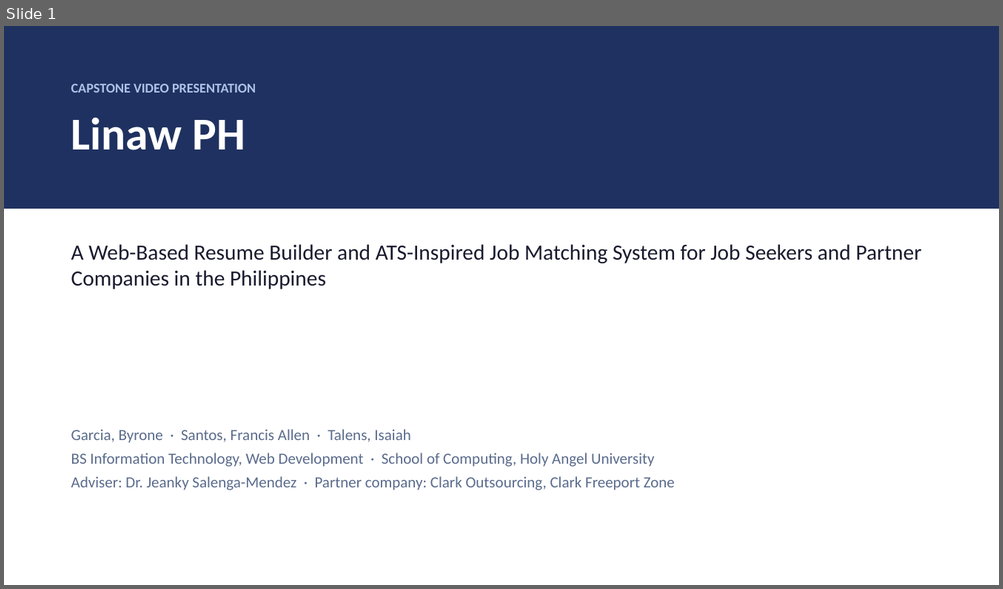
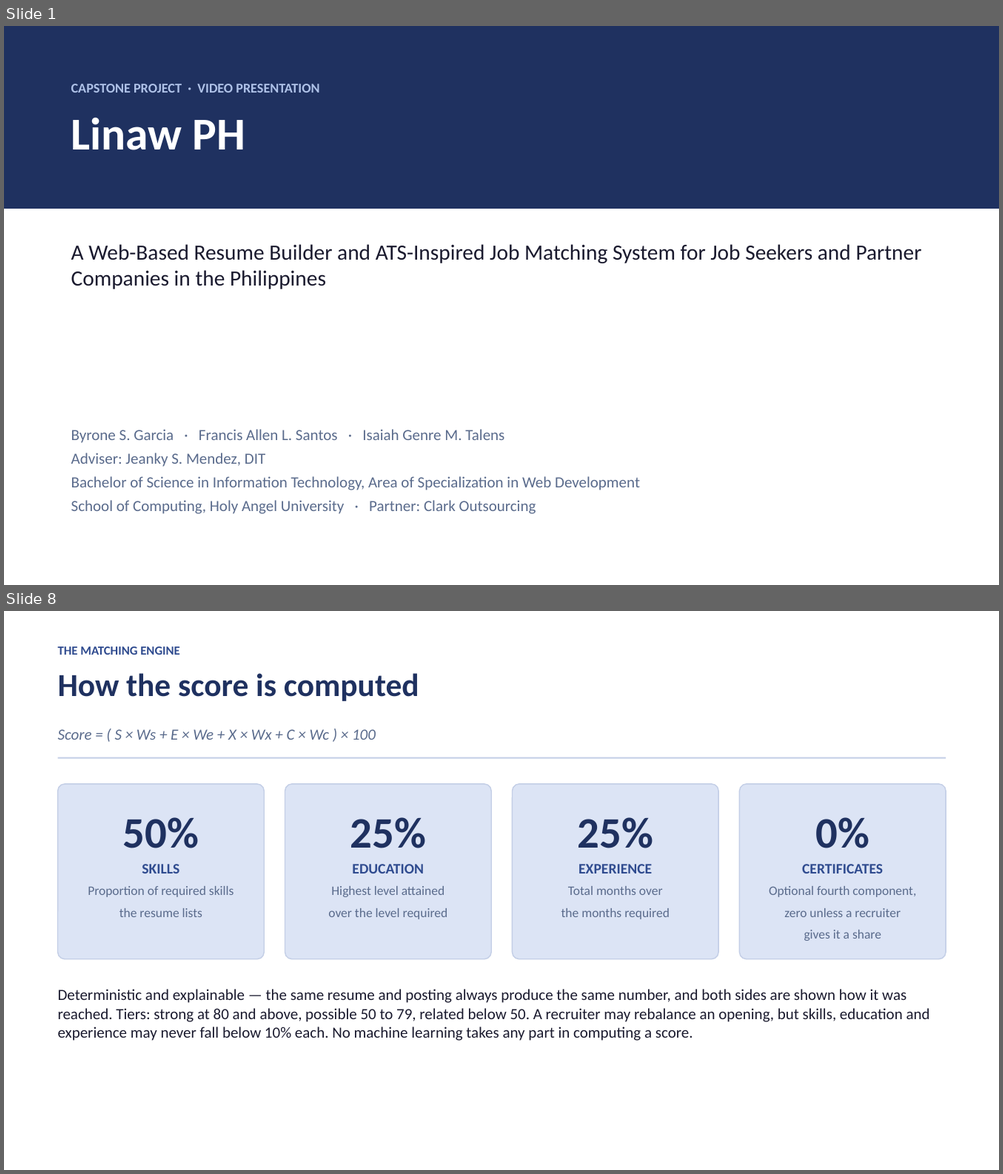
Before and after one commit to Talenss/CapstoneWebsite, a slide deck: 05_Website_Angular/docs/Linaw-PH-Video-Presentation.pptx. Shown one above the other, each under a label of ours: slide 1 before the commit, slides 1 and 8 after it; the slides between them are not shown. The pictures are 1003x589 and 1003x1174 pixels, drawn with LibreOffice and Linux fonts; fonts in the diff are those of the drawing. Boxes give left, top, right and bottom in pixels: in the first picture for what was removed or moved away, otherwise in the second. Text is boxed around its words. In the diff, an @@ line names an element or a change of style, - is before the commit and + after.

```diff
--- a/05_Website_Angular/docs/Linaw-PH-Video-Presentation.pptx
+++ b/05_Website_Angular/docs/Linaw-PH-Video-Presentation.pptx
@@ slide 8 added at <box>4,611,999,1170</box>, background #FFFFFF @@
@@ text added at <box>58,647,180,655</box>, 12 pt, text #2F4B8F, bold @@
+THE MATCHING ENGINE
@@ text added at <box>58,673,419,701</box>, 31 pt, text #1F3160, bold @@
+How the score is computed
@@ text added at <box>58,729,375,740</box>, 15 pt, text #5A6B8C, italic @@
+Score = ( S × Ws + E × We + X × Wx + C × Wc ) × 100
@@ rectangle added at <box>58,758,945,759</box>, fill #C3CEE6 @@
@@ rounded rectangle added at <box>58,784,264,960</box>, fill #DCE4F5, outline #C3CEE6 1 pt @@
@@ rounded rectangle added at <box>285,784,492,960</box>, fill #DCE4F5, outline #C3CEE6 1 pt @@
@@ rounded rectangle added at <box>512,784,719,960</box>, fill #DCE4F5, outline #C3CEE6 1 pt @@
@@ rounded rectangle added at <box>740,784,946,960</box>, fill #DCE4F5, outline #C3CEE6 1 pt @@
@@ text added at <box>88,817,234,917</box>, 12.5 pt, text #5A6B8C @@
+50%
+SKILLS
+Proportion of required skills
+the resume lists
@@ text added at <box>328,817,448,920</box>, 12.5 pt, text #5A6B8C @@
+25%
+EDUCATION
+Highest level attained
+over the level required
@@ text added at <box>561,817,669,920</box>, 12.5 pt, text #5A6B8C @@
+25%
+EXPERIENCE
+Total months over
+the months required
@@ text added at <box>768,864,916,941</box>, 12.5 pt, text #5A6B8C @@
+0%
+CERTIFICATES
+Optional fourth component,
+zero unless a recruiter
+gives it a share
@@ text added at <box>58,989,930,1041</box>, 15 pt, text #1A1A2E @@
+Deterministic and explainable — the same resume and posting always produce the same number, and both sides are shown how it was reached. Tiers: strong at 80 and above, possible 50 to 79, related below 50. A recruiter may rebalance an opening, but skills, education and experience may never fall below 10% each. No machine learning takes any part in computing a score.
@@ slide 1 changed as well @@
@@ text at <box>71,84,319,93</box>: text changed @@
-CAPSTONE VIDEO PRESENTATION
+CAPSTONE PROJECT · VIDEO PRESENTATION
@@ text at <box>71,429,640,514</box>: text changed @@
-Garcia, Byrone · Santos, Francis Allen · Talens, Isaiah
-BS Information Technology, Web Development · School of Computing, Holy Angel University
-Adviser: Dr. Jeanky Salenga-Mendez · Partner company: Clark Outsourcing, Clark Freeport Zone
+Byrone S. Garcia · Francis Allen L. Santos · Isaiah Genre M. Talens
+Adviser: Jeanky S. Mendez, DIT
+Bachelor of Science in Information Technology, Area of Specialization in Web Development
+School of Computing, Holy Angel University · Partner: Clark Outsourcing
```
Also in this commit, not shown: 1 other slide changed, 14 other slides added, 13 slides removed, 5 other files.
